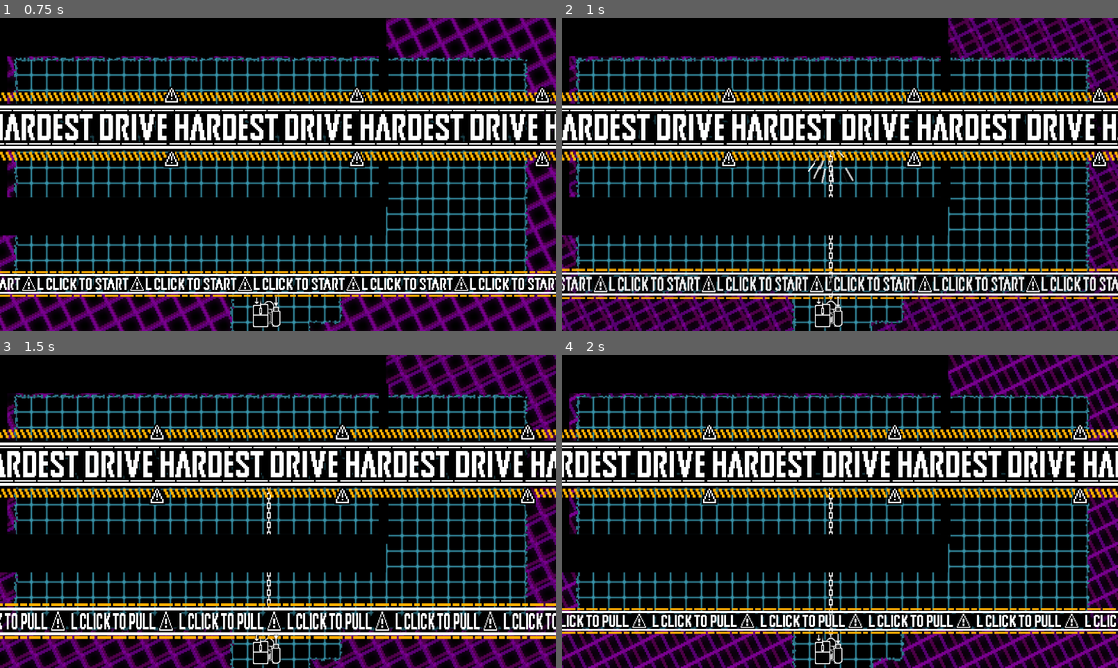
Above: before the commit, frames 1-4 (two rows, left to right).
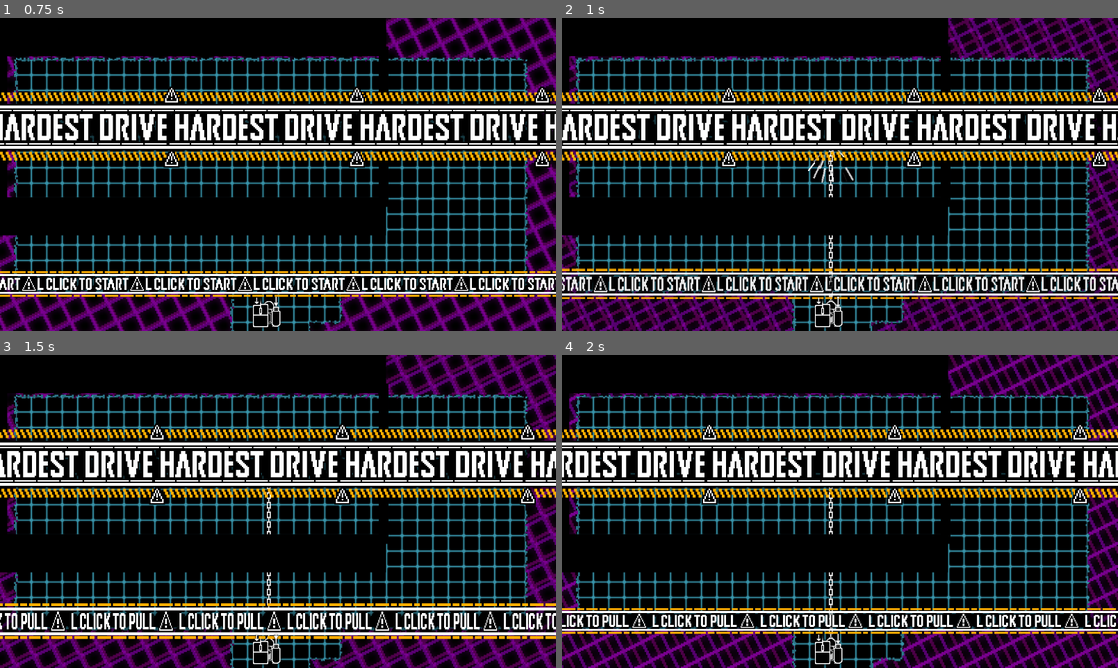
Above: after the commit, the same moments.

Repository: SomeSortOfSam/Hardest_Drive
Game: Godot game, scene res://scenes/gamplay.tscn
Same seed, same stepped clock (60 frames per second), same inputs: the game is played once before the commit and once after it. Sound files missing from this copy of the repository are replaced by a short silence.
Inputs (mouse positions are in pixels of both pictures, inside the frame that each line leads up to):
- Up to frame 1 (0.75 s): move the mouse to (400, 158) at 0.52 s; hold D (player_right) from 0.53 s (still down); click (400, 158) at 0.67 s
- Up to frame 2 (1 s): keep holding D (player_right)
- Up to frame 3 (1.5 s): move the mouse to (166, 527) at 1.27 s; release D (player_right) at 1.28 s; hold S (player_down) from 1.28 s (still down)
- Up to frame 4 (2 s): keep holding S (player_down)

Frame 1 is identical in both runs. In frame 2, 0.1% of the frame differs, in the area x 44-53%, y 42-91%; in frame 3, less than 0.1%; in frame 4, less than 0.1%.

Commit message:
Added enemy types and levels

Diff:
--- a/scenes/box.tscn
+++ b/scenes/box.tscn
@@ -123,7 +123,6 @@
 [node name="Box" type="StaticBody2D"]
 y_sort_enabled = true
 texture_filter = 1
-position = Vector2(18, -100)
 collision_layer = 32
 collision_mask = 0
 script = ExtResource("1_vvr6g")
--- /dev/null
+++ b/scenes/enemes/document.tscn
@@ -0,0 +1,74 @@
+[gd_scene load_steps=12 format=3 uid="uid://25t2j1o24gn0"]
+
+[ext_resource type="PackedScene" uid="uid://c0bavsp5m5qge" path="res://scenes/enemes/folder.tscn" id="1_pjv58"]
+[ext_resource type="Script" path="res://scripts/document_enemy.gd" id="2_cibpc"]
+[ext_resource type="Texture2D" uid="uid://bpbjqh8ieotr5" path="res://assets/page_run.png" id="3_hiexi"]
+
+[sub_resource type="AtlasTexture" id="AtlasTexture_3q6lg"]
+atlas = ExtResource("3_hiexi")
+region = Rect2(192, 0, 64, 64)
+
+[sub_resource type="AtlasTexture" id="AtlasTexture_fq5av"]
+atlas = ExtResource("3_hiexi")
+region = Rect2(0, 0, 64, 64)
+
+[sub_resource type="AtlasTexture" id="AtlasTexture_423dv"]
+atlas = ExtResource("3_hiexi")
+region = Rect2(64, 0, 64, 64)
+
+[sub_resource type="AtlasTexture" id="AtlasTexture_wder6"]
+atlas = ExtResource("3_hiexi")
+region = Rect2(128, 0, 64, 64)
+
+[sub_resource type="AtlasTexture" id="AtlasTexture_q777f"]
+atlas = ExtResource("3_hiexi")
+region = Rect2(192, 0, 64, 64)
+
+[sub_resource type="AtlasTexture" id="AtlasTexture_3517c"]
+atlas = ExtResource("3_hiexi")
+region = Rect2(256, 0, 64, 64)
+
+[sub_resource type="AtlasTexture" id="AtlasTexture_kacw3"]
+atlas = ExtResource("3_hiexi")
+region = Rect2(320, 0, 64, 64)
+
+[sub_resource type="SpriteFrames" id="SpriteFrames_bqywy"]
+animations = [{
+"frames": [{
+"duration": 1.0,
+"texture": SubResource("AtlasTexture_3q6lg")
+}],
+"loop": false,
+"name": &"destroy",
+"speed": 12.0
+}, {
+"frames": [{
+"duration": 1.0,
+"texture": SubResource("AtlasTexture_fq5av")
+}, {
+"duration": 1.0,
+"texture": SubResource("AtlasTexture_423dv")
+}, {
+"duration": 1.0,
+"texture": SubResource("AtlasTexture_wder6")
+}, {
+"duration": 1.0,
+"texture": SubResource("AtlasTexture_q777f")
+}, {
+"duration": 1.0,
+"texture": SubResource("AtlasTexture_3517c")
+}, {
+"duration": 1.0,
+"texture": SubResource("AtlasTexture_kacw3")
+}],
+"loop": true,
+"name": &"walk",
+"speed": 12.0
+}]
+
+[node name="Document" instance=ExtResource("1_pjv58")]
+script = ExtResource("2_cibpc")
+
+[node name="Sprite2D" parent="." index="2"]
+sprite_frames = SubResource("SpriteFrames_bqywy")
+frame_progress = 0.74405
--- a/scenes/enemes/enemy_spawner.tscn
+++ b/scenes/enemes/enemy_spawner.tscn
@@ -1,10 +1,10 @@
 [gd_scene load_steps=3 format=3 uid="uid://by0lpoywb56mx"]
 
 [ext_resource type="Script" path="res://scripts/EnemySpawner.gd" id="1_ccmua"]
-[ext_resource type="PackedScene" uid="uid://c0bavsp5m5qge" path="res://scenes/enemes/enemy.tscn" id="2_vsluo"]
+[ext_resource type="PackedScene" uid="uid://c0bavsp5m5qge" path="res://scenes/enemes/folder.tscn" id="2_8g7v4"]
 
 [node name="EnemySpawner" type="Node2D"]
 script = ExtResource("1_ccmua")
-enemy_scene = ExtResource("2_vsluo")
+enemy_scene = ExtResource("2_8g7v4")
 
 [node name="Timer" type="Timer" parent="."]
--- /dev/null
+++ b/scenes/enemes/flyer.tscn
@@ -0,0 +1,75 @@
+[gd_scene load_steps=12 format=3 uid="uid://cyic2sk1jbipk"]
+
+[ext_resource type="PackedScene" uid="uid://c0bavsp5m5qge" path="res://scenes/enemes/folder.tscn" id="1_ofit7"]
+[ext_resource type="Script" path="res://scripts/Flyer.gd" id="2_2p04i"]
+[ext_resource type="Texture2D" uid="uid://bt3gl6xr270iq" path="res://assets/app_fly.png" id="3_4dcua"]
+
+[sub_resource type="AtlasTexture" id="AtlasTexture_24107"]
+atlas = ExtResource("3_4dcua")
+region = Rect2(128, 0, 64, 64)
+
+[sub_resource type="AtlasTexture" id="AtlasTexture_upv8a"]
+atlas = ExtResource("3_4dcua")
+region = Rect2(0, 0, 64, 64)
+
+[sub_resource type="AtlasTexture" id="AtlasTexture_i54u2"]
+atlas = ExtResource("3_4dcua")
+region = Rect2(64, 0, 64, 64)
+
+[sub_resource type="AtlasTexture" id="AtlasTexture_374sm"]
+atlas = ExtResource("3_4dcua")
+region = Rect2(128, 0, 64, 64)
+
+[sub_resource type="AtlasTexture" id="AtlasTexture_661po"]
+atlas = ExtResource("3_4dcua")
+region = Rect2(192, 0, 64, 64)
+
+[sub_resource type="AtlasTexture" id="AtlasTexture_p1cl0"]
+atlas = ExtResource("3_4dcua")
+region = Rect2(256, 0, 64, 64)
+
+[sub_resource type="AtlasTexture" id="AtlasTexture_s1s0e"]
+atlas = ExtResource("3_4dcua")
+region = Rect2(320, 0, 64, 64)
+
+[sub_resource type="SpriteFrames" id="SpriteFrames_w470s"]
+animations = [{
+"frames": [{
+"duration": 1.0,
+"texture": SubResource("AtlasTexture_24107")
+}],
+"loop": false,
+"name": &"destroy",
+"speed": 12.0
+}, {
+"frames": [{
+"duration": 1.0,
+"texture": SubResource("AtlasTexture_upv8a")
+}, {
+"duration": 1.0,
+"texture": SubResource("AtlasTexture_i54u2")
+}, {
+"duration": 1.0,
+"texture": SubResource("AtlasTexture_374sm")
+}, {
+"duration": 1.0,
+"texture": SubResource("AtlasTexture_661po")
+}, {
+"duration": 1.0,
+"texture": SubResource("AtlasTexture_p1cl0")
+}, {
+"duration": 1.0,
+"texture": SubResource("AtlasTexture_s1s0e")
+}],
+"loop": true,
+"name": &"walk",
+"speed": 12.0
+}]
+
+[node name="Flyer" instance=ExtResource("1_ofit7")]
+script = ExtResource("2_2p04i")
+
+[node name="Sprite2D" parent="." index="2"]
+sprite_frames = SubResource("SpriteFrames_w470s")
+animation = &"destroy"
+frame_progress = 1.0
--- /dev/null
+++ b/scenes/enemes/trash_can.tscn
@@ -0,0 +1,123 @@
+[gd_scene load_steps=19 format=3 uid="uid://cghhc8v18wbrp"]
+
+[ext_resource type="PackedScene" uid="uid://c0bavsp5m5qge" path="res://scenes/enemes/folder.tscn" id="1_jxbqq"]
+[ext_resource type="Script" path="res://scripts/trash_can_enemy.gd" id="2_2gymx"]
+[ext_resource type="Texture2D" uid="uid://cqfgnpr0v71dn" path="res://assets/trash_open.png" id="3_c020x"]
+[ext_resource type="Texture2D" uid="uid://xm0evhsalr4u" path="res://assets/trash_run.png" id="4_bef3e"]
+
+[sub_resource type="AtlasTexture" id="AtlasTexture_by41i"]
+atlas = ExtResource("3_c020x")
+region = Rect2(192, 0, 64, 64)
+
+[sub_resource type="AtlasTexture" id="AtlasTexture_4q54m"]
+atlas = ExtResource("3_c020x")
+region = Rect2(0, 0, 64, 64)
+
+[sub_resource type="AtlasTexture" id="AtlasTexture_2du6n"]
+atlas = ExtResource("3_c020x")
+region = Rect2(64, 0, 64, 64)
+
+[sub_resource type="AtlasTexture" id="AtlasTexture_1evga"]
+atlas = ExtResource("3_c020x")
+region = Rect2(128, 0, 64, 64)
+
+[sub_resource type="AtlasTexture" id="AtlasTexture_h3qbw"]
+atlas = ExtResource("3_c020x")
+region = Rect2(192, 0, 64, 64)
+
+[sub_resource type="AtlasTexture" id="AtlasTexture_q30t6"]
+atlas = ExtResource("3_c020x")
+region = Rect2(256, 0, 64, 64)
+
+[sub_resource type="AtlasTexture" id="AtlasTexture_230t1"]
+atlas = ExtResource("3_c020x")
+region = Rect2(320, 0, 64, 64)
+
+[sub_resource type="AtlasTexture" id="AtlasTexture_0bwvh"]
+atlas = ExtResource("4_bef3e")
+region = Rect2(0, 0, 64, 64)
+
+[sub_resource type="AtlasTexture" id="AtlasTexture_mm6ag"]
+atlas = ExtResource("4_bef3e")
+region = Rect2(64, 0, 64, 64)
+
+[sub_resource type="AtlasTexture" id="AtlasTexture_htbrv"]
+atlas = ExtResource("4_bef3e")
+region = Rect2(128, 0, 64, 64)
+
+[sub_resource type="AtlasTexture" id="AtlasTexture_c077w"]
+atlas = ExtResource("4_bef3e")
+region = Rect2(192, 0, 64, 64)
+
+[sub_resource type="AtlasTexture" id="AtlasTexture_ujsw3"]
+atlas = ExtResource("4_bef3e")
+region = Rect2(256, 0, 64, 64)
+
+[sub_resource type="AtlasTexture" id="AtlasTexture_i6r0o"]
+atlas = ExtResource("4_bef3e")
+region = Rect2(320, 0, 64, 64)
+
+[sub_resource type="SpriteFrames" id="SpriteFrames_6xj8v"]
+animations = [{
+"frames": [{
+"duration": 1.0,
+"texture": SubResource("AtlasTexture_by41i")
+}],
+"loop": false,
+"name": &"destroy",
+"speed": 12.0
+}, {
+"frames": [{
+"duration": 1.0,
+"texture": SubResource("AtlasTexture_4q54m")
+}, {
+"duration": 1.0,
+"texture": SubResource("AtlasTexture_2du6n")
+}, {
+"duration": 1.0,
+"texture": SubResource("AtlasTexture_1evga")
+}, {
+"duration": 1.0,
+"texture": SubResource("AtlasTexture_h3qbw")
+}, {
+"duration": 1.0,
+"texture": SubResource("AtlasTexture_q30t6")
+}, {
+"duration": 1.0,
+"texture": SubResource("AtlasTexture_230t1")
+}],
+"loop": true,
+"name": &"trash",
+"speed": 12.0
+}, {
+"frames": [{
+"duration": 1.0,
+"texture": SubResource("AtlasTexture_0bwvh")
+}, {
+"duration": 1.0,
+"texture": SubResource("AtlasTexture_mm6ag")
+}, {
+"duration": 1.0,
+"texture": SubResource("AtlasTexture_htbrv")
+}, {
+"duration": 1.0,
+"texture": SubResource("AtlasTexture_c077w")
+}, {
+"duration": 1.0,
+"texture": SubResource("AtlasTexture_ujsw3")
+}, {
+"duration": 1.0,
+"texture": SubResource("AtlasTexture_i6r0o")
+}],
+"loop": true,
+"name": &"walk",
+"speed": 12.0
+}]
+
+[node name="TrashCan" instance=ExtResource("1_jxbqq")]
+script = ExtResource("2_2gymx")
+
+[node name="Sprite2D" parent="." index="2"]
+sprite_frames = SubResource("SpriteFrames_6xj8v")
+animation = &"trash"
+frame_progress = 0.0989391
--- a/scenes/gamplay.tscn
+++ b/scenes/gamplay.tscn
@@ -9,8 +9,11 @@
 [ext_resource type="PackedScene" uid="uid://bb80s27q5dtux" path="res://scenes/levels/end.tscn" id="4_3lwml"]
 [ext_resource type="Script" path="res://scripts/reset_tile_map.gd" id="4_7v1cw"]
 [ext_resource type="Script" path="res://scripts/LetterboxCollider.gd" id="4_80nsy"]
+[ext_resource type="PackedScene" uid="uid://olmjub762fs5" path="res://scenes/levels/level_3.tscn" id="4_x8wue"]
 [ext_resource type="AudioStream" uid="uid://b1hj46m38uake" path="res://assets/Blades of Industry.wav" id="4_yvott"]
+[ext_resource type="PackedScene" uid="uid://csi0ele0weelq" path="res://scenes/levels/level_4.tscn" id="5_4twuu"]
 [ext_resource type="PackedScene" uid="uid://bkrf8g5mfr2am" path="res://scenes/box.tscn" id="5_f7nl1"]
+[ext_resource type="PackedScene" uid="uid://cx048oiib7xn8" path="res://scenes/levels/level_5.tscn" id="6_ak2ck"]
 [ext_resource type="PackedScene" uid="uid://ch34ttiyk8rfe" path="res://scenes/background.tscn" id="7_5cllo"]
 [ext_resource type="PackedScene" uid="uid://6kjvu1k0t34i" path="res://scenes/gui.tscn" id="7_xd0wi"]
 [ext_resource type="PackedScene" uid="uid://dmy4xk5gh5y3" path="res://scenes/tutorial.tscn" id="9_1m4g8"]
@@ -1218,7 +1221,7 @@
 
 [node name="Gamplay" type="Node2D"]
 script = ExtResource("1_wipyt")
-levels = Array[PackedScene]([ExtResource("2_n21nf"), ExtResource("3_rw4o8"), ExtResource("4_3lwml")])
+levels = Array[PackedScene]([ExtResource("2_n21nf"), ExtResource("3_rw4o8"), ExtResource("4_x8wue"), ExtResource("5_4twuu"), ExtResource("6_ak2ck"), ExtResource("4_3lwml")])
 drone_track = ExtResource("4_yvott")
 droneless_track = ExtResource("14_qgtim")
 
@@ -1266,6 +1269,7 @@
 position = Vector2(28, 287)
 
 [node name="Box" parent="TileMap" instance=ExtResource("5_f7nl1")]
+position = Vector2(29, -101)
 
 [node name="Sprite2D" parent="TileMap/Box" index="3"]
 visible = false
--- a/scenes/levels/level_1.tscn
+++ b/scenes/levels/level_1.tscn
@@ -1,8 +1,7 @@
-[gd_scene load_steps=4 format=3 uid="uid://bwdutwl4s14vy"]
+[gd_scene load_steps=3 format=3 uid="uid://bwdutwl4s14vy"]
 
 [ext_resource type="PackedScene" uid="uid://bkrf8g5mfr2am" path="res://scenes/box.tscn" id="1_eynvn"]
 [ext_resource type="PackedScene" uid="uid://by0lpoywb56mx" path="res://scenes/enemes/enemy_spawner.tscn" id="2_wdhan"]
-[ext_resource type="PackedScene" uid="uid://di5sngvkb16tw" path="res://scenes/box_dud.tscn" id="3_00ogs"]
 
 [node name="Level1" type="Node2D"]
 
@@ -23,6 +22,3 @@
 
 [node name="EnemySpawner4" parent="." instance=ExtResource("2_wdhan")]
 position = Vector2(916, 148)
-
-[node name="Box3" parent="." instance=ExtResource("3_00ogs")]
-position = Vector2(111, 147)
--- a/scenes/levels/level_2.tscn
+++ b/scenes/levels/level_2.tscn
@@ -1,27 +1,22 @@
-[gd_scene load_steps=3 format=3 uid="uid://xtfrxfbmkm70"]
+[gd_scene load_steps=4 format=3 uid="uid://xtfrxfbmkm70"]
 
 [ext_resource type="PackedScene" uid="uid://bkrf8g5mfr2am" path="res://scenes/box.tscn" id="1_b26xt"]
 [ext_resource type="PackedScene" uid="uid://by0lpoywb56mx" path="res://scenes/enemes/enemy_spawner.tscn" id="2_jya7s"]
+[ext_resource type="PackedScene" uid="uid://di5sngvkb16tw" path="res://scenes/box_dud.tscn" id="3_iewwh"]
 
 [node name="Level2" type="Node2D"]
 
 [node name="Box" parent="." instance=ExtResource("1_b26xt")]
-position = Vector2(506, 340)
-
-[node name="Box3" parent="." instance=ExtResource("1_b26xt")]
-position = Vector2(824, 338)
+position = Vector2(675, 339)
 
 [node name="Box4" parent="." instance=ExtResource("1_b26xt")]
-position = Vector2(1012, 334)
+position = Vector2(1053, 332)
 
 [node name="Box5" parent="." instance=ExtResource("1_b26xt")]
 position = Vector2(90, 350)
 
-[node name="Box6" parent="." instance=ExtResource("1_b26xt")]
-position = Vector2(654, 334)
-
 [node name="Box2" parent="." instance=ExtResource("1_b26xt")]
-position = Vector2(246, 350)
+position = Vector2(479, 340)
 
 [node name="EnemySpawner" parent="." instance=ExtResource("2_jya7s")]
 position = Vector2(368, 346)
@@ -30,10 +25,10 @@
 position = Vector2(578, 342)
 
 [node name="EnemySpawner3" parent="." instance=ExtResource("2_jya7s")]
-position = Vector2(744, 342)
+position = Vector2(752, 340)
 
 [node name="EnemySpawner4" parent="." instance=ExtResource("2_jya7s")]
-position = Vector2(924, 336)
+position = Vector2(943, 336)
 
 [node name="EnemySpawner5" parent="." instance=ExtResource("2_jya7s")]
 position = Vector2(166, 350)
@@ -48,7 +43,13 @@
 position = Vector2(656, 258)
 
 [node name="EnemySpawner9" parent="." instance=ExtResource("2_jya7s")]
-position = Vector2(818, 254)
+position = Vector2(834, 255)
 
 [node name="EnemySpawner10" parent="." instance=ExtResource("2_jya7s")]
 position = Vector2(1006, 252)
+
+[node name="Box3" parent="." instance=ExtResource("3_iewwh")]
+position = Vector2(257, 339)
+
+[node name="Box6" parent="." instance=ExtResource("3_iewwh")]
+position = Vector2(843, 335)
--- /dev/null
+++ b/scenes/levels/level_3.tscn
@@ -0,0 +1,51 @@
+[gd_scene load_steps=5 format=3 uid="uid://olmjub762fs5"]
+
+[ext_resource type="PackedScene" uid="uid://bkrf8g5mfr2am" path="res://scenes/box.tscn" id="1_dnpq2"]
+[ext_resource type="PackedScene" uid="uid://di5sngvkb16tw" path="res://scenes/box_dud.tscn" id="2_xsntx"]
+[ext_resource type="PackedScene" uid="uid://by0lpoywb56mx" path="res://scenes/enemes/enemy_spawner.tscn" id="3_7d7f3"]
+[ext_resource type="PackedScene" uid="uid://25t2j1o24gn0" path="res://scenes/enemes/document.tscn" id="4_8fs31"]
+
+[node name="level_3" type="Node2D"]
+
+[node name="Box" parent="." instance=ExtResource("1_dnpq2")]
+position = Vector2(76, 80)
+
+[node name="Box2" parent="." instance=ExtResource("1_dnpq2")]
+position = Vector2(1063, 65)
+
+[node name="Box3" parent="." instance=ExtResource("1_dnpq2")]
+position = Vector2(814, 236)
+
+[node name="Box4" parent="." instance=ExtResource("1_dnpq2")]
+position = Vector2(276, 240)
+
+[node name="Box5" parent="." instance=ExtResource("1_dnpq2")]
+position = Vector2(535, 432)
+
+[node name="Box6" parent="." instance=ExtResource("2_xsntx")]
+position = Vector2(540, 100)
+
+[node name="EnemySpawner" parent="." instance=ExtResource("3_7d7f3")]
+position = Vector2(253, 86)
+
+[node name="EnemySpawner2" parent="." instance=ExtResource("3_7d7f3")]
+position = Vector2(810, 85)
+
+[node name="EnemySpawner3" parent="." instance=ExtResource("3_7d7f3")]
+position = Vector2(540, 280)
+
+[node name="EnemySpawner4" parent="." instance=ExtResource("3_7d7f3")]
+position = Vector2(68, 262)
+enemy_scene = ExtResource("4_8fs31")
+
+[node name="EnemySpawner5" parent="." instance=ExtResource("3_7d7f3")]
+position = Vector2(1034, 238)
+enemy_scene = ExtResource("4_8fs31")
+
+[node name="EnemySpawner6" parent="." instance=ExtResource("3_7d7f3")]
+position = Vector2(288, 422)
+enemy_scene = ExtResource("4_8fs31")
+
+[node name="EnemySpawner7" parent="." instance=ExtResource("3_7d7f3")]
+position = Vector2(833, 425)
+enemy_scene = ExtResource("4_8fs31")
--- /dev/null
+++ b/scenes/levels/level_4.tscn
@@ -0,0 +1,67 @@
+[gd_scene load_steps=5 format=3 uid="uid://csi0ele0weelq"]
+
+[ext_resource type="PackedScene" uid="uid://bkrf8g5mfr2am" path="res://scenes/box.tscn" id="1_ct5v0"]
+[ext_resource type="PackedScene" uid="uid://di5sngvkb16tw" path="res://scenes/box_dud.tscn" id="2_wqf6a"]
+[ext_resource type="PackedScene" uid="uid://by0lpoywb56mx" path="res://scenes/enemes/enemy_spawner.tscn" id="3_mcct0"]
+[ext_resource type="PackedScene" uid="uid://cghhc8v18wbrp" path="res://scenes/enemes/trash_can.tscn" id="4_qy1pw"]
+
+[node name="Level_4" type="Node2D"]
+
+[node name="Box" parent="." instance=ExtResource("1_ct5v0")]
+position = Vector2(565, 315)
+
+[node name="Box2" parent="." instance=ExtResource("2_wqf6a")]
+position = Vector2(59, 51)
+
+[node name="Box3" parent="." instance=ExtResource("2_wqf6a")]
+position = Vector2(1081, 51)
+
+[node name="Box4" parent="." instance=ExtResource("2_wqf6a")]
+position = Vector2(1067, 566)
+
+[node name="Box5" parent="." instance=ExtResource("2_wqf6a")]
+position = Vector2(72, 574)
+
+[node name="EnemySpawner" parent="." instance=ExtResource("3_mcct0")]
+position = Vector2(72, 461)
+enemy_scene = ExtResource("4_qy1pw")
+
+[node name="EnemySpawner2" parent="." instance=ExtResource("3_mcct0")]
+position = Vector2(190, 566)
+enemy_scene = ExtResource("4_qy1pw")
+
+[node name="EnemySpawner3" parent="." instance=ExtResource("3_mcct0")]
+position = Vector2(68, 183)
+enemy_scene = ExtResource("4_qy1pw")
+
+[node name="EnemySpawner4" parent="." instance=ExtResource("3_mcct0")]
+position = Vector2(164, 53)
+enemy_scene = ExtResource("4_qy1pw")
+
+[node name="EnemySpawner5" parent="." instance=ExtResource("3_mcct0")]
+position = Vector2(988, 58)
+enemy_scene = ExtResource("4_qy1pw")
+
+[node name="EnemySpawner6" parent="." instance=ExtResource("3_mcct0")]
+position = Vector2(1081, 149)
+enemy_scene = ExtResource("4_qy1pw")
+
+[node name="EnemySpawner7" parent="." instance=ExtResource("3_mcct0")]
+position = Vector2(1070, 479)
+enemy_scene = ExtResource("4_qy1pw")
+
+[node name="EnemySpawner8" parent="." instance=ExtResource("3_mcct0")]
+position = Vector2(970, 577)
+enemy_scene = ExtResource("4_qy1pw")
+
+[node name="EnemySpawner9" parent="." instance=ExtResource("3_mcct0")]
+position = Vector2(491, 316)
+
+[node name="EnemySpawner10" parent="." instance=ExtResource("3_mcct0")]
+position = Vector2(565, 237)
+
+[node name="EnemySpawner11" parent="." instance=ExtResource("3_mcct0")]
+position = Vector2(641, 311)
+
+[node name="EnemySpawner12" parent="." instance=ExtResource("3_mcct0")]
+position = Vector2(565, 397)
--- /dev/null
+++ b/scenes/levels/level_5.tscn
@@ -0,0 +1,100 @@
+[gd_scene load_steps=5 format=3 uid="uid://cx048oiib7xn8"]
+
+[ext_resource type="PackedScene" uid="uid://by0lpoywb56mx" path="res://scenes/enemes/enemy_spawner.tscn" id="1_6kihl"]
+[ext_resource type="PackedScene" uid="uid://cyic2sk1jbipk" path="res://scenes/enemes/flyer.tscn" id="2_4rscg"]
+[ext_resource type="PackedScene" uid="uid://25t2j1o24gn0" path="res://scenes/enemes/document.tscn" id="3_17rue"]
+[ext_resource type="PackedScene" uid="uid://bkrf8g5mfr2am" path="res://scenes/box.tscn" id="4_ptd5e"]
+
+[node name="Level_5" type="Node2D"]
+
+[node name="EnemySpawner" parent="." instance=ExtResource("1_6kihl")]
+position = Vector2(35, 41)
+enemy_scene = ExtResource("2_4rscg")
+
+[node name="EnemySpawner2" parent="." instance=ExtResource("1_6kihl")]
+position = Vector2(1084, 33)
+enemy_scene = ExtResource("2_4rscg")
+
+[node name="EnemySpawner3" parent="." instance=ExtResource("1_6kihl")]
+position = Vector2(574, 38)
+enemy_scene = ExtResource("2_4rscg")
+
+[node name="EnemySpawner4" parent="." instance=ExtResource("1_6kihl")]
+position = Vector2(236, 223)
+enemy_scene = ExtResource("3_17rue")
+
+[node name="EnemySpawner5" parent="." instance=ExtResource("1_6kihl")]
+position = Vector2(855, 203)
+enemy_scene = ExtResource("3_17rue")
+
+[node name="EnemySpawner6" parent="." instance=ExtResource("1_6kihl")]
+position = Vector2(855, 203)
+enemy_scene = ExtResource("3_17rue")
+
+[node name="Box" parent="." instance=ExtResource("4_ptd5e")]
+position = Vector2(240, 114)
+
+[node name="Box3" parent="." instance=ExtResource("4_ptd5e")]
+position = Vector2(559, 221)
+
+[node name="Box2" parent="." instance=ExtResource("4_ptd5e")]
+position = Vector2(865, 114)
+
+[node name="EnemySpawner7" parent="." instance=ExtResource("1_6kihl")]
+position = Vector2(558, 288)
+
+[node name="EnemySpawner8" parent="." instance=ExtResource("1_6kihl")]
+position = Vector2(1084.12, 604.615)
+rotation = -3.12644
+scale = Vector2(1, 1)
+enemy_scene = ExtResource("2_4rscg")
+
+[node name="EnemySpawner9" parent="." instance=ExtResource("1_6kihl")]
+position = Vector2(35.1222, 596.724)
+rotation = -3.12644
+scale = Vector2(1, 1)
+enemy_scene = ExtResource("2_4rscg")
+
+[node name="EnemySpawner10" parent="." instance=ExtResource("1_6kihl")]
+position = Vector2(545.14, 599.45)
+rotation = -3.12644
+scale = Vector2(1, 1)
+enemy_scene = ExtResource("2_4rscg")
+
+[node name="EnemySpawner11" parent="." instance=ExtResource("1_6kihl")]
+position = Vector2(885.903, 419.591)
+rotation = -3.12644
+scale = Vector2(1, 1)
+enemy_scene = ExtResource("3_17rue")
+
+[node name="EnemySpawner12" parent="." instance=ExtResource("1_6kihl")]
+position = Vector2(266.671, 430.213)
+rotation = -3.12644
+scale = Vector2(1, 1)
+enemy_scene = ExtResource("3_17rue")
+
+[node name="EnemySpawner13" parent="." instance=ExtResource("1_6kihl")]
+position = Vector2(266.671, 430.213)
+rotation = -3.12644
+scale = Vector2(1, 1)
+enemy_scene = ExtResource("3_17rue")
+
+[node name="Box4" parent="." instance=ExtResource("4_ptd5e")]
+position = Vector2(880.252, 528.518)
+rotation = -3.12644
+scale = Vector2(1, 1)
+
+[node name="Box5" parent="." instance=ExtResource("4_ptd5e")]
+position = Vector2(562.91, 416.698)
+rotation = -3.12644
+scale = Vector2(1, 1)
+
+[node name="Box6" parent="." instance=ExtResource("4_ptd5e")]
+position = Vector2(255.324, 519.051)
+rotation = -3.12644
+scale = Vector2(1, 1)
+
+[node name="EnemySpawner14" parent="." instance=ExtResource("1_6kihl")]
+position = Vector2(564.924, 349.721)
+rotation = -3.12644
+scale = Vector2(1, 1)
--- a/scripts/Flyer.gd
+++ b/scripts/Flyer.gd
@@ -1,7 +1,7 @@
 extends "res://scripts/enemy.gd"
 
 func _physics_process(delta):
-	var new_velocity: Vector2 = to_local(player.global_position)
+	var new_velocity: Vector2 = to_local(get_target())
 	new_velocity = new_velocity.normalized()
 	new_velocity = new_velocity * movement_speed
 	velocity = new_velocity
--- a/scripts/trash_can_enemy.gd
+++ b/scripts/trash_can_enemy.gd
@@ -5,10 +5,20 @@
 func on_navigation_finished():
 	if !ai_tween:
 		ai_tween = create_tween()
+		ai_tween.tween_callback(func(): sprite.play("trash"))
+		ai_tween.tween_interval(5)
+		ai_tween.tween_callback(func(): destroy_particals.emitting = true)
 		ai_tween.tween_callback(_on_hurt_box_area_entered.bind(tilemap))
-		ai_tween.tween_interval(5)
+		ai_tween.tween_callback(func(): global_position = get_target())
+		ai_tween.tween_interval(.2)
+		ai_tween.tween_callback(func(): sprite.play("walk"))
+		ai_tween.tween_callback(func(): destroy_particals.emitting = false)
 		ai_tween.tween_callback(func(): set_movement_target(get_target()))
 		ai_tween.tween_callback(func(): ai_tween = null)
 
+func _on_hurt_box_area_entered(area):
+	print("hello")
+	super(area)
+
 func get_target():
 	return tilemap.to_global(tilemap.map_to_local(tilemap.get_used_cells(0).pick_random()))
Not shown, changed: export_presets.cfg
Renamed: scenes/enemes/enemy.tscn -> scenes/enemes/folder.tscn
Not shown: 1 places in scenes/gamplay.tscn that only renumber resources
